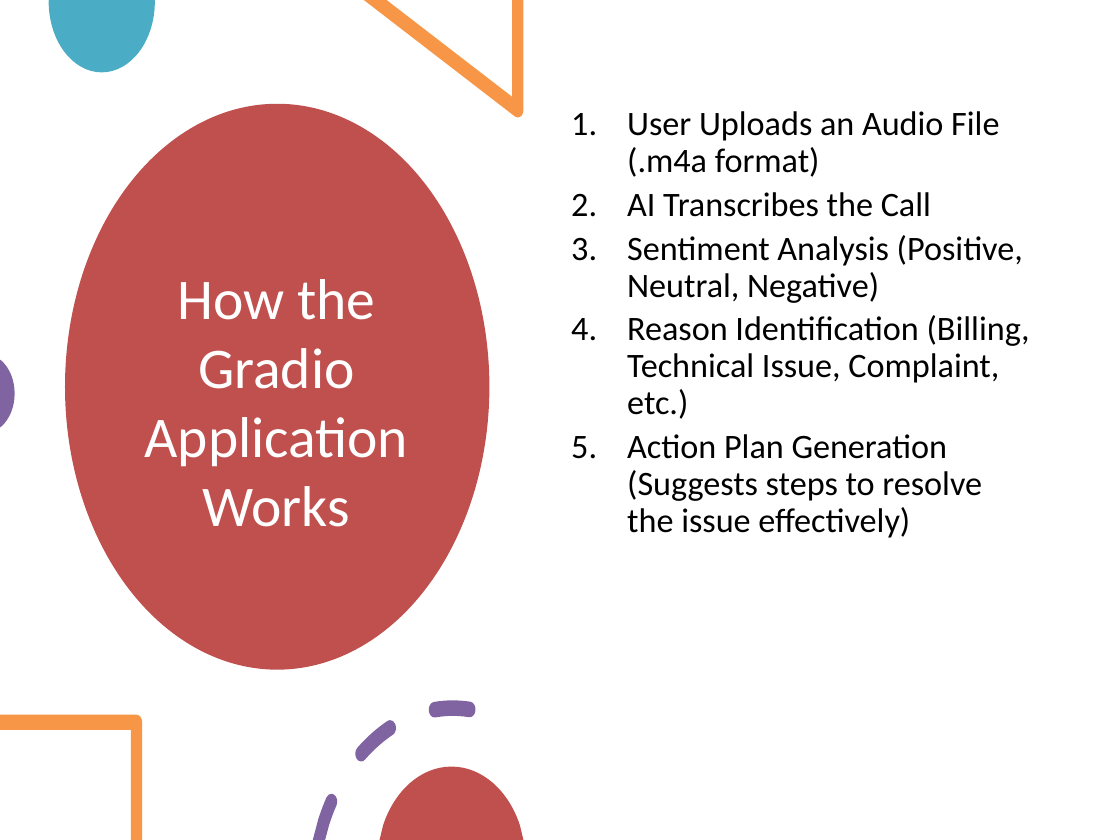
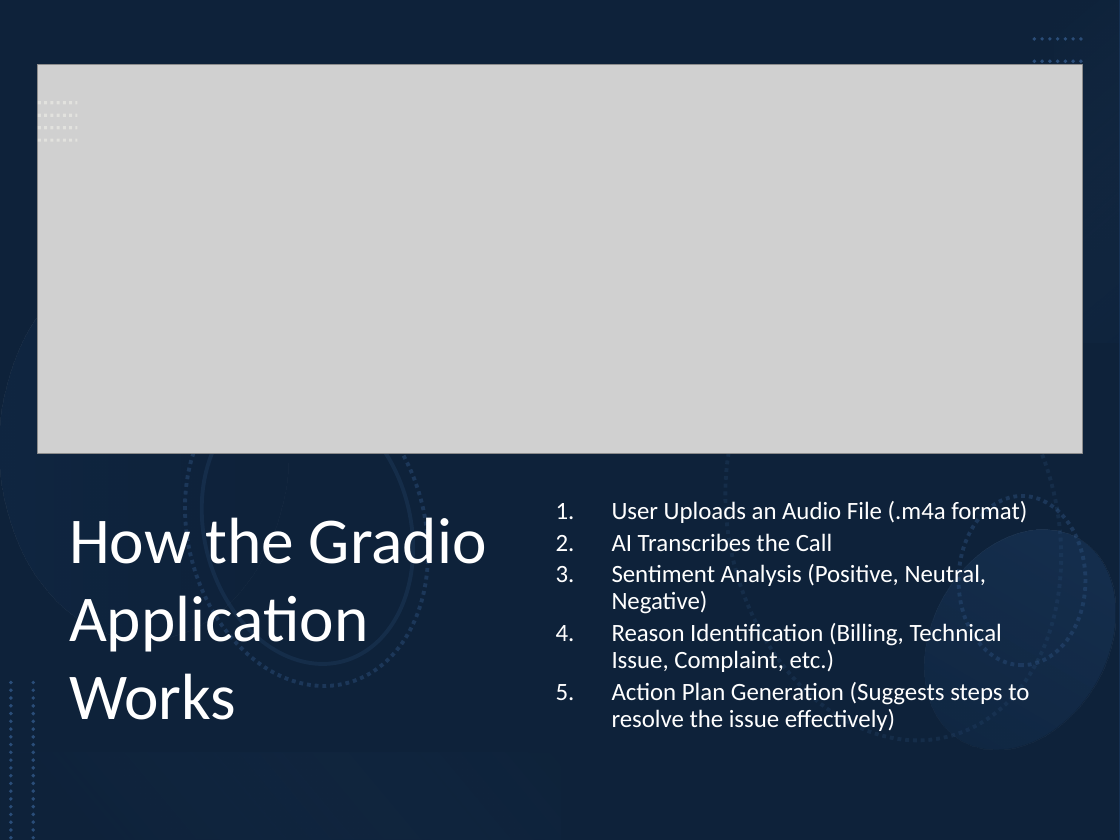
Before and after one commit to srilamaiti/srilamaiti.github.io, a slide deck: slide 3 of customer_service_center_audio_call_analysis/Customer_Service_Center_Audio_Analysis_Presentation.pptx. Drawn at 1120x840 pixels with LibreOffice and Linux fonts; fonts in the diff are those of the drawing; grey boxes stand for pictures. Boxes give left, top, right and bottom in pixels: in the first picture for what was removed or moved away, otherwise in the second. Text is boxed around its words. In the diff, an @@ line names an element or a change of style, - is before the commit and + after.

```diff
--- a/customer_service_center_audio_call_analysis/Customer_Service_Center_Audio_Analysis_Presentation.pptx
+++ b/customer_service_center_audio_call_analysis/Customer_Service_Center_Audio_Analysis_Presentation.pptx
@@ rectangle added at box(0, 0, 1120, 840), fill #1F497D @@
@@ rectangle added at box(0, 0, 1120, 840), fill #000000 at 53% opacity @@
@@ freeform shape removed at box(49, 0, 156, 73) @@
@@ freeform shape removed at box(364, 0, 524, 118) @@
@@ rectangle added at box(1055, 0, 1120, 343), fill gradient #8EB4E3 to #17375E @@
@@ picture added at box(38, 64, 1083, 454) @@
@@ group added at box(38, 103, 77, 140): 4 lines @@
@@ ellipse removed at box(65, 104, 489, 670) @@
@@ group added at box(1035, 39, 1085, 106): 4 lines @@
@@ freeform shape removed at box(0, 360, 15, 427) @@
@@ group added at box(0, 254, 1120, 784): 6 ellipses @@
@@ title "How the Gradio Application Works": place and size @@
-title "How the Gradio Application Works" at box(145, 279, 408, 527)
+title "How the Gradio Application Works" at box(69, 517, 487, 720)
@@ title "How the Gradio Application Works" at box(69, 517, 487, 720): size 37 to 42 pt; alignment centre to left; vertical alignment middle to top @@
@@ text "User Uploads an Audio File ...": place and size @@
-text "User Uploads an Audio File ..." at box(627, 111, 1030, 538)
+text "User Uploads an Audio File ..." at box(612, 501, 1029, 731)
@@ text "User Uploads an Audio File ..." at box(612, 501, 1029, 731): size 22 to 16 pt, text colour #000000 to #FFFFFF; less space between paragraphs @@
@@ ellipse added at box(886, 495, 1120, 784), fill gradient #17375E to #558ED5 @@
@@ line added from (11, 682) to (11, 840), #0F243E 2.5 pt dashed @@
@@ line added from (34, 682) to (34, 840), #0F243E 2.5 pt dashed @@
@@ freeform shape removed at box(0, 715, 142, 840) @@
@@ freeform shape removed at box(312, 700, 475, 840) @@
@@ rectangle added at box(0, 753, 560, 840), fill gradient #0F243E to #558ED5 @@
@@ freeform shape removed at box(380, 766, 523, 840) @@
```
Also in this commit, not shown: 1 other slide changed.
